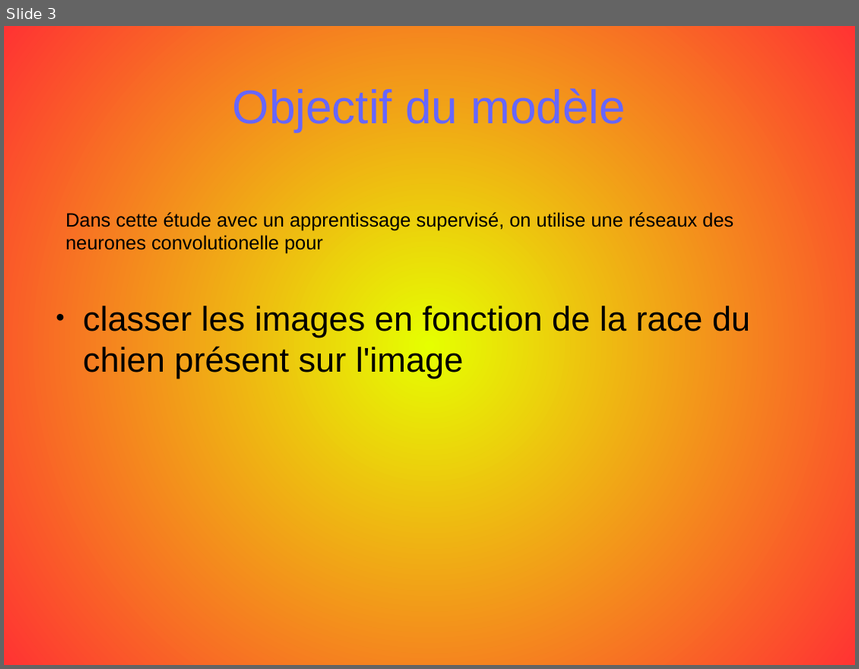
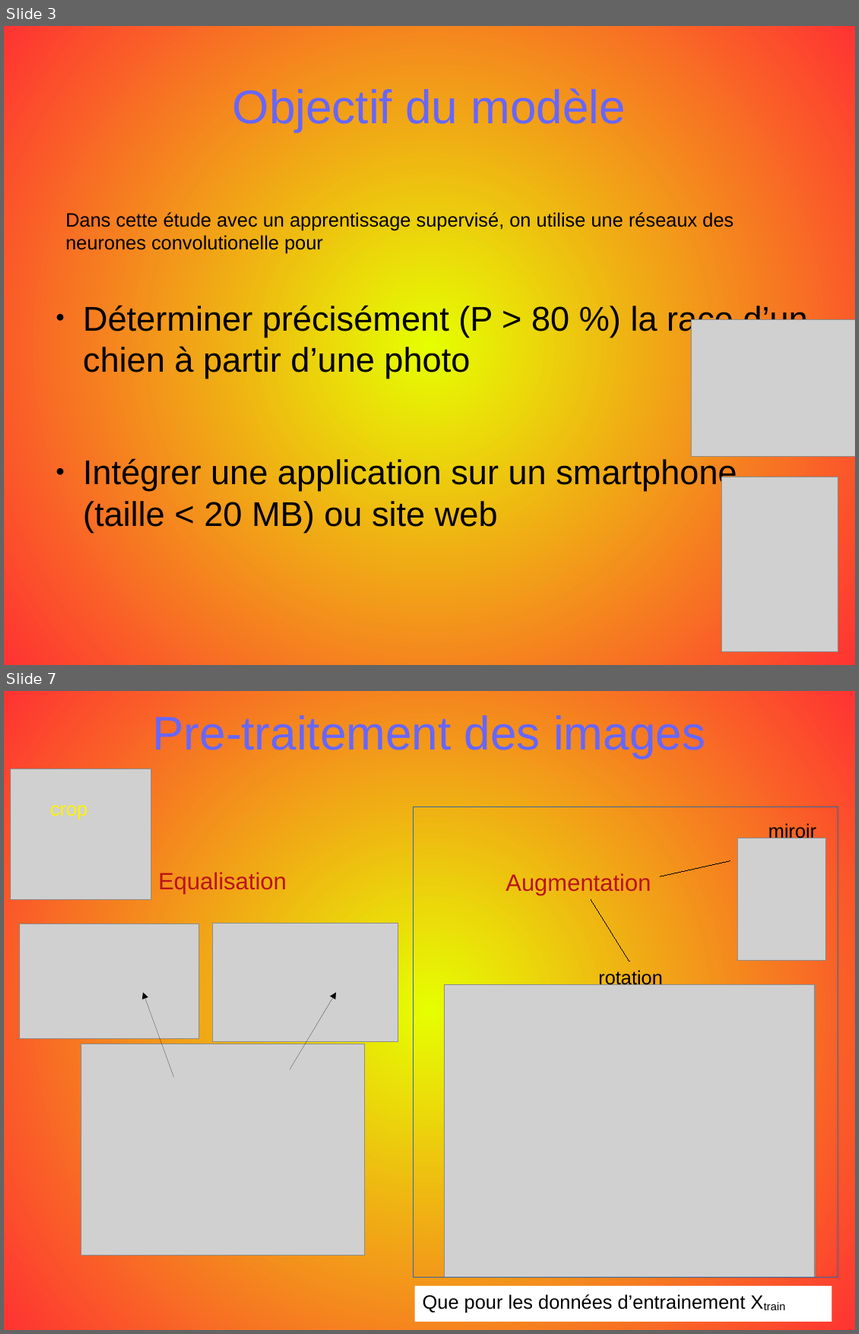
Before and after one commit to opsabarsec/Dog-pictures-classification-by-Deep-Learning, a slide deck: documentation/presentation/P6_presentation.odp. Shown one above the other, each under a label of ours: slide 3 before the commit, slides 3 and 7 after it; the slides between them are not shown. The pictures are 859x669 and 859x1334 pixels, drawn with LibreOffice and Linux fonts; fonts in the diff are those of the drawing; grey boxes stand for pictures. Boxes give left, top, right and bottom in pixels: in the first picture for what was removed or moved away, otherwise in the second. Text is boxed around its words. In the diff, an @@ line names an element or a change of style, - is before the commit and + after.

```diff
--- a/documentation/presentation/P6_presentation.odp
+++ b/documentation/presentation/P6_presentation.odp
@@ slide 7 added at <box>4,691,855,1330</box>, background gradient #E6FF00 to #FF3333 @@
@@ title added at <box>152,715,705,758</box>, 44 pt, text #6666FF @@
+Pre-traitement des images
@@ picture added at <box>10,769,151,899</box> @@
@@ text added at <box>50,805,88,820</box>, 18 pt, text #FFF200 @@
+crop
@@ rectangle added at <box>414,807,838,1277</box>, outline #3465A4 0 pt @@
@@ text added at <box>769,823,816,841</box>, 18 pt, text #000000 @@
+miroir
@@ picture added at <box>738,838,826,961</box> @@
@@ text added at <box>158,872,287,894</box>, 22 pt, text #BA131A @@
+Equalisation
@@ line added from (661, 876) to (730, 861), #000000 0 pt @@
@@ text added at <box>506,873,651,895</box>, 22 pt, text #BA131A @@
+Augmentation
@@ line added from (591, 899) to (629, 962), #000000 0 pt @@
@@ picture added at <box>19,924,199,1038</box> @@
@@ picture added at <box>212,923,398,1041</box> @@
@@ picture added at <box>444,984,815,1277</box> @@
@@ text added at <box>598,970,663,988</box>, 18 pt, text #000000 @@
+rotation
@@ arrow added from (174, 1077) to (143, 992), #000000 0 pt @@
@@ arrow added from (290, 1069) to (336, 992), #000000 0 pt @@
@@ picture added at <box>82,1044,365,1255</box> @@
@@ rectangle added at <box>415,1286,832,1321</box>, fill #FFFFFF, 18 pt, text #000000 @@
+Que pour les données d’entrainement Xtrain
@@ slide 3 changed as well @@
@@ text at <box>83,303,808,532</box>: text changed @@
-● classer les images en fonction de la race du chien présent sur l'image
+● Déterminer précisément (P > 80 %) la race d’un chien à partir d’une photo
+● Intégrer une application sur un smartphone (taille < 20 MB) ou site web
@@ picture added at <box>692,319,855,456</box> @@
@@ picture added at <box>721,477,838,651</box> @@
```
Also in this commit, not shown: 2 other slides changed, 11 other slides added, 3 other files.
